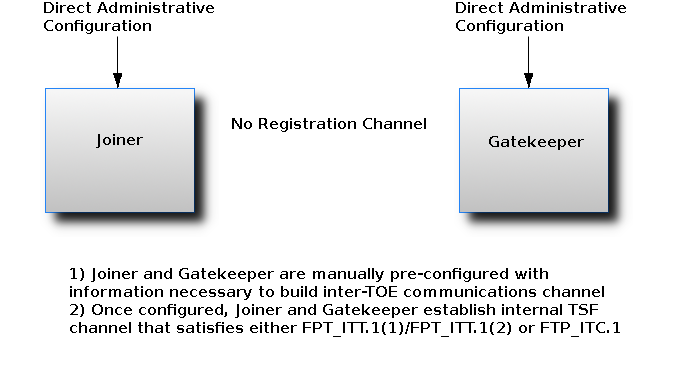
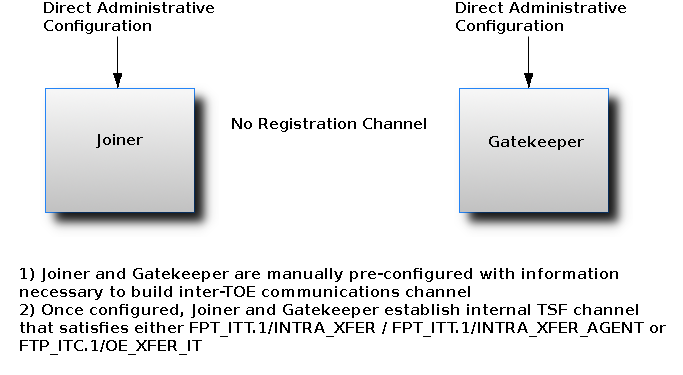
Layers edited between the first and the second 683px x 375px image:
painted on "1) Joiner and Gatekeeper are m..." over [20, 268, 666, 355]
